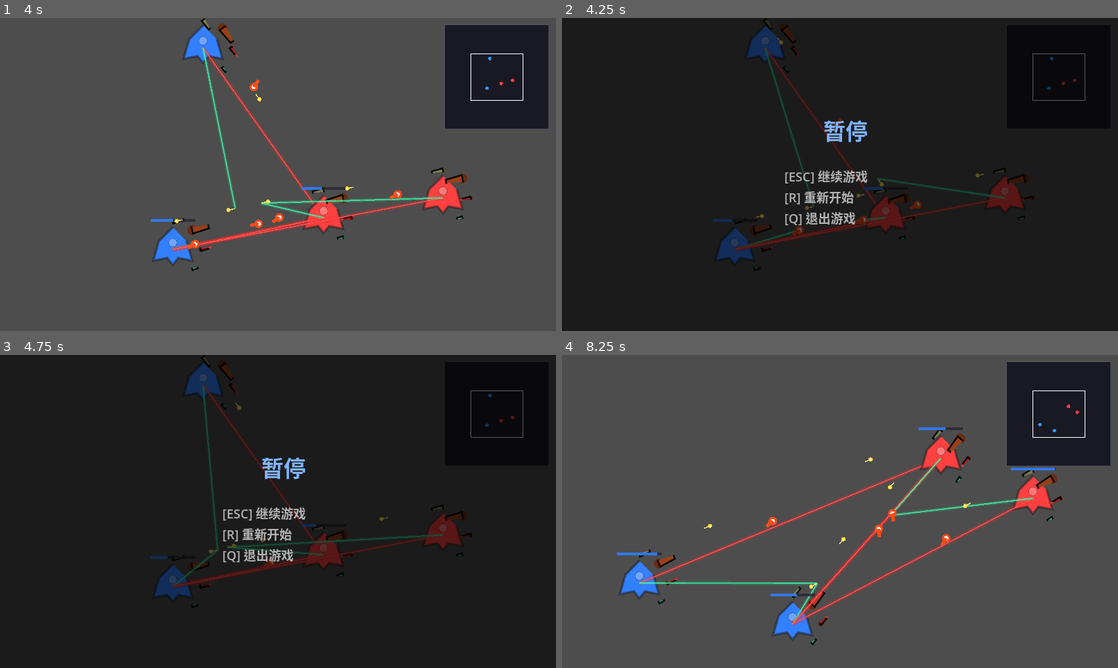
Above: before the commit, frames 1-4 (two rows, left to right).
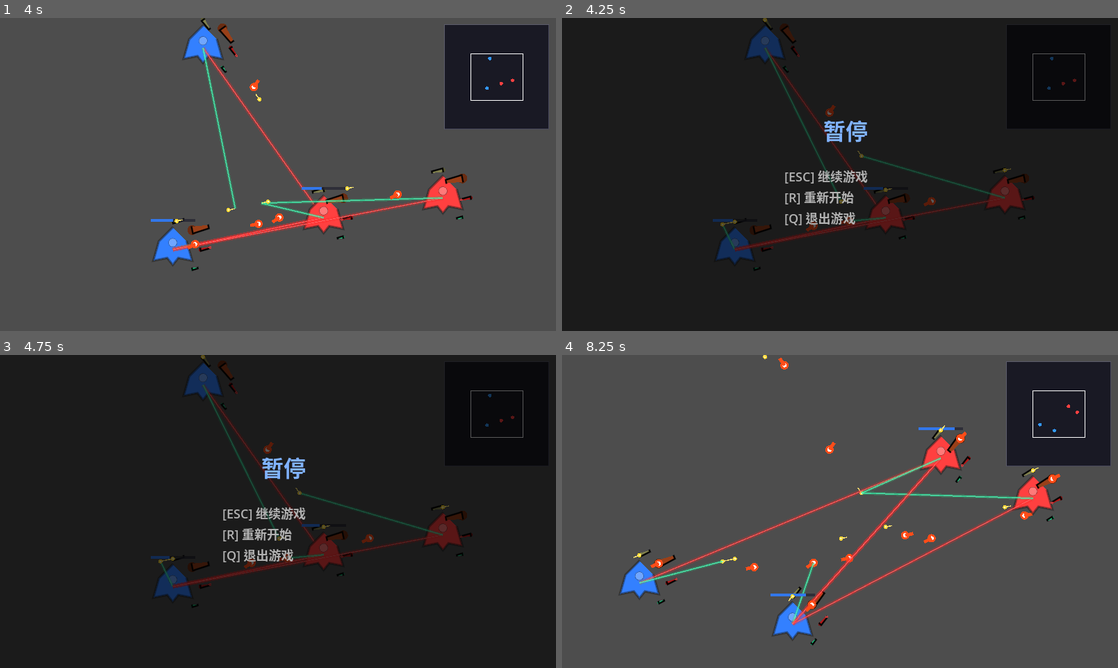
Above: after the commit, the same moments.

Repository: ZhanXuzhao/SpaceRTS
Game: Godot game, scene res://scenes/main.tscn
The game is run twice, just before and just after one commit, with the same random seed, the same clock (stepped at 60 frames per second) and the same inputs.
Inputs (mouse positions are in pixels of both pictures, inside the frame that each line leads up to):
- Up to frame 1 (4 s): tap Enter at 0.5 s; move the mouse to (400, 158) at 0.52 s; tap R at 0.6 s; click (400, 158) at 0.67 s; drag from (166, 190) to (205, 49) at 1.27 s; move the mouse to (333, 105) at 2.02 s; hold Shift 2.03-2.75 s; click (333, 105) at 2.17 s; drag from (250, 237) to (444, 196) at 2.77 s; move the mouse to (444, 221) at 3.52 s; hold A from 3.53 s (still down); tap Q at 3.6 s; click (444, 221) at 3.67 s
- Up to frame 2 (4.25 s): keep holding A; tap Escape at 4.15 s
- Up to frame 3 (4.75 s): release A at 4.25 s; drag from (111, 464) to (322, 555) at 4.27 s
- Up to frame 4 (8.25 s): move the mouse to (867, 511) at 5.02 s; hold A 5.03-5.75 s; tap R at 5.1 s; click (867, 511) at 5.17 s; drag from (756, 433) to (751, 583) at 5.77 s; move the mouse to (962, 495) at 6.52 s; hold Shift 6.53-7.25 s; click (962, 495) at 6.67 s; drag from (728, 527) to (917, 486) at 7.27 s; move the mouse to (895, 442) at 8.02 s; hold A from 8.03 s (still down); tap Q at 8.1 s; click (895, 442) at 8.17 s

Frame 1 is identical in both runs. In frame 2, 0.9% of the frame differs, in the area x 28-81%, y 0-74%; in frame 3, 1.0%; in frame 4, 2.5%, in the area x 9-90%, y 0-86%.

Commit message:
Fix: mouse click on pause/game-over menu, handle in Main._input for reliability

Diff:
--- a/scripts/main.gd
+++ b/scripts/main.gd
@@ -72,6 +72,8 @@
 	overlay_layer.add_child(_overlay_node)
 	_overlay_node.set_script(preload("res://scripts/overlay.gd"))
 	_overlay_node.main = self
+	overlay_layer.process_mode = Node.PROCESS_MODE_ALWAYS
+	_overlay_node.process_mode = Node.PROCESS_MODE_ALWAYS
 
 	_spawn_units()
 
@@ -135,23 +137,44 @@
 
 
 func _input(event: InputEvent) -> void:
-	# ---- 游戏结束 / 暂停时的键盘操作 ----
+	# ---- 游戏结束 / 暂停时的键盘/鼠标操作 ----
 	if _game_over or _paused:
 		if event is InputEventKey and event.pressed:
 			match event.keycode:
 				KEY_ESCAPE:
 					if _paused and not _game_over:
 						_paused = false
+						get_tree().paused = false
 						_overlay_node.queue_redraw()
 				KEY_R:
 					get_tree().reload_current_scene()
 				KEY_Q:
 					get_tree().quit()
+		if event is InputEventMouseButton and event.pressed and event.button_index == MOUSE_BUTTON_LEFT:
+			var click = event.position
+			var center = get_viewport().get_visible_rect().size / 2
+			var font = ThemeDB.fallback_font
+			if _paused:
+				if _menu_hit(click, center - Vector2(80, -10), "[ESC] 继续游戏", font, 18):
+					_paused = false
+					get_tree().paused = false
+					_overlay_node.queue_redraw()
+					return
+				if _menu_hit(click, center - Vector2(80, -40), "[R] 重新开始", font, 18):
+					get_tree().reload_current_scene()
+				if _menu_hit(click, center - Vector2(80, -70), "[Q] 退出游戏", font, 18):
+					get_tree().quit()
+			if _game_over:
+				if _menu_hit(click, center - Vector2(80, 40), "[R] 重新开始", font, 18):
+					get_tree().reload_current_scene()
+				if _menu_hit(click, center - Vector2(80, 70), "[Q] 退出游戏", font, 18):
+					get_tree().quit()
 		return
 
 	# ---- ESC 暂停 ----
 	if event is InputEventKey and event.pressed and event.keycode == KEY_ESCAPE:
 		_paused = true
+		get_tree().paused = true
 		_attack_cursor_mode = false
 		_overlay_node.queue_redraw()
 		return
@@ -206,6 +229,13 @@
 			_handle_right_click(event.position)
 
 
+
+func _menu_hit(click_pos: Vector2, text_center: Vector2, text: String, font: Font, font_size: int) -> bool:
+	var ts = font.get_string_size(text, HORIZONTAL_ALIGNMENT_CENTER, -1, font_size)
+	var rect = Rect2(text_center.x - ts.x / 2, text_center.y - font_size, ts.x, font_size + 4)
+	return rect.has_point(click_pos)
+
+
 func _screen_to_world(screen_pos: Vector2) -> Vector2:
 	return get_viewport().canvas_transform.affine_inverse() * screen_pos
 
